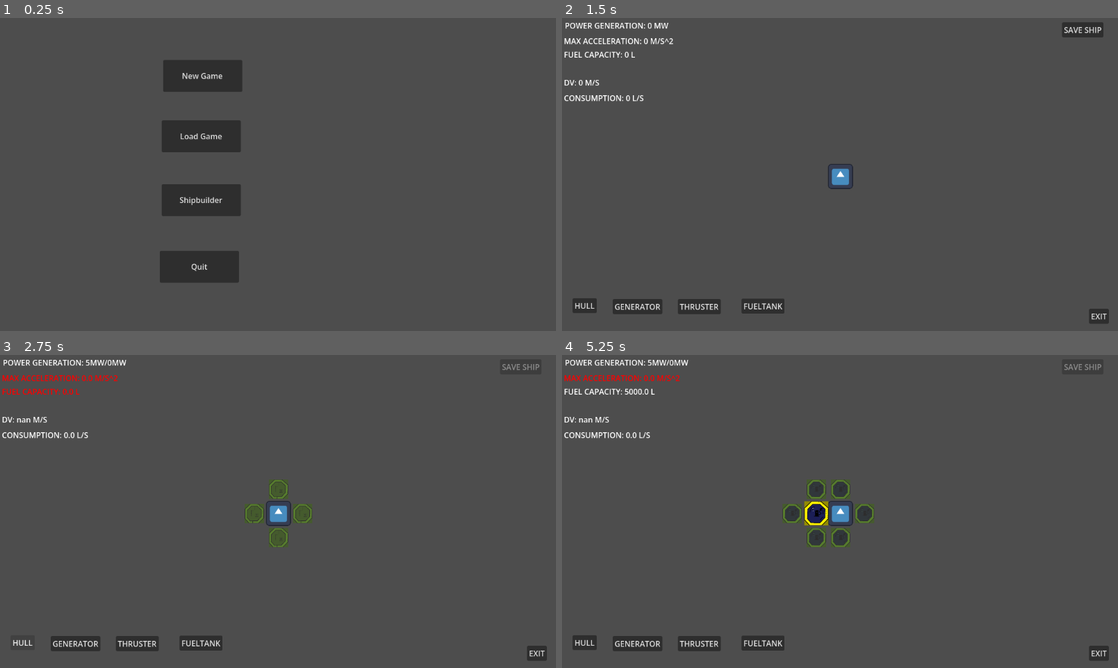
Above: before the commit, frames 1-4 (two rows, left to right).
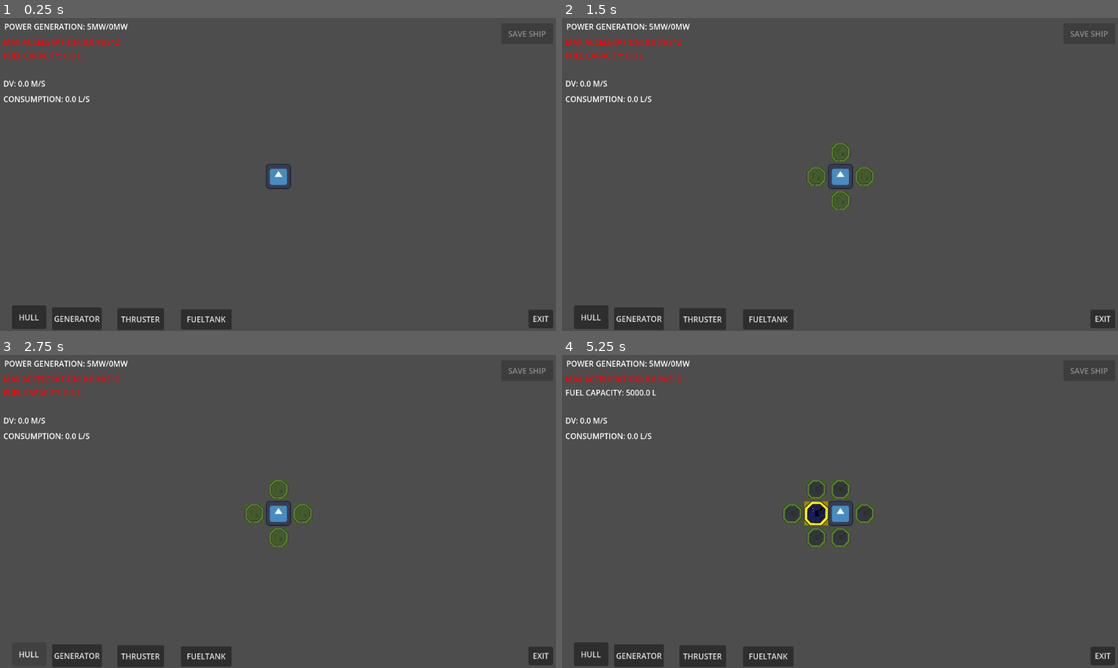
Above: after the commit, the same moments.

Repository: Ciken-taste/modular-ship-game
Game: Godot game, scene res://shipbuilder/shipbuilder.tscn
The game is run twice, just before and just after one commit, with the same random seed, the same clock (stepped at 60 frames per second) and the same inputs. Before the commit the project starts from res://mainmenu/main_menu.tscn. The engine's default icon, where the game draws it, is replaced by a stand-in: a white triangle on a blue panel in a dark square.
Inputs (mouse positions are in pixels of both pictures, inside the frame that each line leads up to):
- Up to frame 1 (0.25 s): no input
- Up to frame 2 (1.5 s): click (589, 318) at 0.5 s, where only the run after the commit has a clickable "HULL"; click (762, 199) at 1.25 s, where only the run before the commit has a clickable "Shipbuilder"
- Up to frame 3 (2.75 s): click "HULL" at 2 s
- Up to frame 4 (5.25 s): click "GENERATOR" at 2.75 s; click "THRUSTER" at 3.5 s; click "FUELTANK" at 4.25 s; click (817, 514) at 5.02 s

The runs differ from the first frame. In frame 1, 9.1% of the frame differs, in the area x 0-100%, y 1-100%; in frame 2, 4.8%; in frame 3, 3.6%; in frame 4, 4.0%.

Commit message:
Added zoom to shipbuilder, ui improvements

Diff:
--- a/project.godot
+++ b/project.godot
@@ -15,7 +15,7 @@
 [application]
 
 config/name="Spaceship"
-run/main_scene="uid://5atq6m51yiw2"
+run/main_scene="uid://6t0i2fbovu0o"
 config/features=PackedStringArray("4.6", "Forward Plus")
 config/icon="res://icon.svg"
 
--- a/shipbuilder/camera_2d.gd
+++ b/shipbuilder/camera_2d.gd
@@ -3,6 +3,8 @@
 const SPEED : int = 10
 
 var movement_vector : Vector2 = Vector2.ZERO
+
+var zoom_dir : int = 0
 
 func _input(event: InputEvent) -> void:
 	if event.is_action_pressed("ui_up"): movement_vector.y = -1
@@ -15,6 +17,11 @@
 	if event.is_action_released("ui_right"): movement_vector.x = 0
 	if event.is_action_released("ui_left"): movement_vector.x = 0
 
+	if event.is_action_pressed("zoom_in"): zoom_dir = 1
+	if event.is_action_pressed("zoom_out"): zoom_dir = -1
+	if event.is_action_released("zoom_in"): zoom_dir = 0
+	if event.is_action_released("zoom_out"): zoom_dir = 0
 
 func _physics_process(_delta: float) -> void:
 	position += movement_vector * SPEED
+	zoom += Vector2.ONE * zoom_dir * 0.05
--- a/shipbuilder/savemenu.gd
+++ b/shipbuilder/savemenu.gd
@@ -2,10 +2,6 @@
 
 @onready var confirm_save_button := ($ConfirmSave as Button)
 
-@onready var camera = get_parent().get_parent()
-
-func _physics_process(_delta: float) -> void:
-	pass
 
 func hidden(is_hidden : bool) -> void:
 	if is_hidden:
@@ -13,8 +9,7 @@
 		position = Vector2.ZERO
 	else:
 		modulate.a = 1
-		global_position = camera.global_position
-
+		position = Vector2(-701.0, 186.0)
 
 func _on_save_button_pressed() -> void:
 	hidden(false)
--- a/shipbuilder/shipbuilder.gd
+++ b/shipbuilder/shipbuilder.gd
@@ -1,13 +1,13 @@
 extends Control
 
-@onready var pgeneration_label := ($Camera2D/PowerGeneration as Label)
-@onready var acceleration_label := ($Camera2D/MaxAcceleration as Label)
-@onready var dv_label := ($Camera2D/Range as Label)
-@onready var fuel_capacity_label := ($Camera2D/FuelCapacity as Label)
-@onready var fuel_consumption_label := ($Camera2D/FuelConsumption as Label)
-
-@onready var save_button := ($Camera2D/SaveButton as Button)
-@onready var ship_name_input := ($Camera2D/SaveButton/Savemenu/LineEdit as LineEdit)
+@onready var pgeneration_label := ($CanvasLayer/PowerGeneration as Label)
+@onready var acceleration_label := ($CanvasLayer/MaxAcceleration as Label)
+@onready var dv_label := ($CanvasLayer/Range as Label)
+@onready var fuel_capacity_label := ($CanvasLayer/FuelCapacity as Label)
+@onready var fuel_consumption_label := ($CanvasLayer/FuelConsumption as Label)
+
+@onready var save_button := ($CanvasLayer/SaveButton as Button)
+@onready var ship_name_input := ($CanvasLayer/SaveButton/Savemenu/LineEdit as LineEdit)
 
 
 @export var new_block_coords : Vector2 = Vector2.ZERO
@@ -51,11 +51,14 @@
 
 	@warning_ignore("integer_division")
 	ship[ship_size/2][ship_size/2] = "cockpit"
+	get_ship_stats()
+
 
 func save_ship():
 	var save_file = FileAccess.open("user://ships/" + ship_name_input.text + ".save", FileAccess.WRITE)
 	var json_string = JSON.stringify({"ship": ship})
 	save_file.store_line(json_string)
+
 
 func update_labels() -> void:
 	pgeneration_label.text = "POWER GENERATION: " + str(power_generation) + "MW/" + str(power_demand) + "MW"
@@ -83,11 +86,11 @@
 		add_child(new_block)
 		new_block_coords = Vector2.ZERO
 		draw_ghost_blocks()
-
 	if remove_block_coords != Vector2.ZERO:
 		ship[remove_block_coords.x][remove_block_coords.y] = "0"
 		draw_ghost_blocks()
 		remove_block_coords = Vector2.ZERO
+
 
 func get_ship_stats():
 	var mass : float = 0
@@ -123,7 +126,9 @@
 			y += 1
 		x += 1
 	max_acceleration = force / mass
-	var fuel_time : float = fuel_capacity / fuel_consumption
+	var fuel_time : float = 0
+	if fuel_consumption != 0:
+		fuel_time = fuel_capacity / fuel_consumption
 	dv = max_acceleration * fuel_time
 	acceleration_label.self_modulate = Color(1, 1, 1)
 	fuel_capacity_label.self_modulate = Color(1, 1, 1)
@@ -173,13 +178,8 @@
 						ghost_block.position = Vector2(x, y + a) * 50
 						ghost_block_tab.add_child(ghost_block)
 					a += 1
-
-
-
 			y += 1
-
 		x += 1
-
 
 
 
--- a/shipbuilder/shipbuilder.tscn
+++ b/shipbuilder/shipbuilder.tscn
@@ -26,153 +26,155 @@
 position = Vector2(2499, 2496)
 script = ExtResource("3_v710s")
 
-[node name="Hull" type="Button" parent="Camera2D" unique_id=1308914914]
+[node name="CanvasLayer" type="CanvasLayer" parent="." unique_id=1692955553]
+
+[node name="Hull" type="Button" parent="CanvasLayer" unique_id=1308914914]
 anchors_preset = -1
 anchor_left = 0.019097222
-anchor_top = 0.89660496
-anchor_right = 0.0625
+anchor_top = 0.9166667
+anchor_right = 0.037326388
 anchor_bottom = 0.9444444
-offset_left = -554.0
-offset_top = 256.00006
-offset_right = -504.0
-offset_bottom = 287.00006
+offset_left = 3.0
+offset_top = 1.0
+offset_right = 53.0
+offset_bottom = 32.0
 text = "HULL"
 metadata/_edit_use_anchors_ = true
 
-[node name="Generator" type="Button" parent="Camera2D" unique_id=1433509448]
+[node name="Generator" type="Button" parent="CanvasLayer" unique_id=1433509448]
 anchors_preset = -1
 anchor_left = 0.091145836
-anchor_top = 0.89969134
-anchor_right = 0.18055555
+anchor_top = 0.9228395
+anchor_right = 0.091145836
 anchor_bottom = 0.94753087
-offset_left = -471.0
-offset_top = 258.00006
-offset_right = -368.0
-offset_bottom = 289.00006
+offset_left = 3.0
+offset_top = 1.0
+offset_right = 106.0
+offset_bottom = 32.0
 text = "GENERATOR"
 metadata/_edit_use_anchors_ = true
 
-[node name="Thruster" type="Button" parent="Camera2D" unique_id=97184763]
+[node name="Thruster" type="Button" parent="CanvasLayer" unique_id=97184763]
 anchors_preset = -1
 anchor_left = 0.20833333
-anchor_top = 0.89969134
-anchor_right = 0.2855903
+anchor_top = 0.9259259
+anchor_right = 0.21527778
 anchor_bottom = 0.94753087
-offset_left = -336.0
-offset_top = 258.00006
-offset_right = -247.0
-offset_bottom = 289.00006
+offset_left = 3.0
+offset_top = 1.0
+offset_right = 92.0
+offset_bottom = 32.0
 text = "THRUSTER"
 metadata/_edit_use_anchors_ = true
 
-[node name="Fueltank" type="Button" parent="Camera2D" unique_id=1882884458]
+[node name="Fueltank" type="Button" parent="CanvasLayer" unique_id=1882884458]
 anchors_preset = -1
 anchor_left = 0.32291666
-anchor_top = 0.8981481
-anchor_right = 0.4001736
+anchor_top = 0.92901236
+anchor_right = 0.33680555
 anchor_bottom = 0.94598764
-offset_left = -204.0
-offset_top = 257.00006
-offset_right = -115.0
-offset_bottom = 288.00006
+offset_left = 3.0
+offset_top = 1.0
+offset_right = 92.0
+offset_bottom = 32.0
 text = "FUELTANK"
 metadata/_edit_use_anchors_ = true
 
-[node name="PowerGeneration" type="Label" parent="Camera2D" unique_id=1368250137]
+[node name="PowerGeneration" type="Label" parent="CanvasLayer" unique_id=1368250137]
 anchors_preset = -1
 anchor_left = 0.0052083335
 anchor_top = 0.0077160494
 anchor_right = 0.19184028
 anchor_bottom = 0.043209877
-offset_left = -570.0
-offset_top = -320.0
-offset_right = -355.0
-offset_bottom = -297.0
+offset_left = 3.0
+offset_top = 1.0
+offset_right = 218.0
+offset_bottom = 24.0
 text = "POWER GENERATION: 0 MW"
 metadata/_edit_use_anchors_ = true
 
-[node name="MaxAcceleration" type="Label" parent="Camera2D" unique_id=1964076750]
+[node name="MaxAcceleration" type="Label" parent="CanvasLayer" unique_id=1964076750]
 anchors_preset = -1
 anchor_left = 0.0034722222
 anchor_top = 0.057098765
 anchor_right = 0.21180555
 anchor_bottom = 0.09259259
-offset_left = -572.0
-offset_top = -288.0
-offset_right = -341.0
-offset_bottom = -265.0
+offset_left = 3.0
+offset_top = 1.0
+offset_right = 234.0
+offset_bottom = 24.000004
 text = "MAX ACCELERATION: 0 M/S^2 "
 metadata/_edit_use_anchors_ = true
 
-[node name="Range" type="Label" parent="Camera2D" unique_id=268592247]
+[node name="Range" type="Label" parent="CanvasLayer" unique_id=268592247]
 anchors_preset = -1
 anchor_left = 0.0034722222
 anchor_top = 0.18981482
 anchor_right = 0.08767361
 anchor_bottom = 0.22530864
-offset_left = -572.0
-offset_top = -202.0
-offset_right = -498.0
-offset_bottom = -179.0
+offset_left = 3.0
+offset_top = 0.9999924
+offset_right = 77.0
+offset_bottom = 24.0
 text = "DV: 0 M/S"
 metadata/_edit_use_anchors_ = true
 
-[node name="FuelCapacity" type="Label" parent="Camera2D" unique_id=1642546109]
+[node name="FuelCapacity" type="Label" parent="CanvasLayer" unique_id=1642546109]
 anchors_preset = -1
 anchor_left = 0.0034722222
 anchor_top = 0.10030864
 anchor_right = 0.15277778
 anchor_bottom = 0.13580246
-offset_left = -572.0
-offset_top = -260.0
-offset_right = -424.0
-offset_bottom = -237.0
+offset_left = 3.0
+offset_top = 1.0
+offset_right = 151.0
+offset_bottom = 24.000008
 text = "FUEL CAPACITY: 0 L"
 metadata/_edit_use_anchors_ = true
 
-[node name="FuelConsumption" type="Label" parent="Camera2D" unique_id=1858091404]
+[node name="FuelConsumption" type="Label" parent="CanvasLayer" unique_id=1858091404]
 anchors_preset = -1
 anchor_left = 0.0034722222
 anchor_top = 0.23919754
 anchor_right = 0.14756945
 anchor_bottom = 0.27469134
-offset_left = -572.0
-offset_top = -169.99998
-offset_right = -406.0
-offset_bottom = -146.99998
+offset_left = 3.0
+offset_top = 1.0
+offset_right = 169.0
+offset_bottom = 24.000015
 text = "CONSUMPTION: 0 L/S"
 metadata/_edit_use_anchors_ = true
 
-[node name="SaveButton" type="Button" parent="Camera2D" unique_id=1180525544]
+[node name="SaveButton" type="Button" parent="CanvasLayer" unique_id=1180525544]
 anchors_preset = -1
 anchor_left = 0.8993056
 anchor_top = 0.015432099
-anchor_right = 0.9739583
-anchor_bottom = 0.063271604
-offset_left = 460.0
-offset_top = -315.0
-offset_right = 546.0
-offset_bottom = -284.0
+anchor_right = 0.9175347
+anchor_bottom = 0.033950616
+offset_left = 3.0
+offset_top = 1.0
+offset_right = 89.0
+offset_bottom = 32.0
 text = "SAVE SHIP"
 metadata/_edit_use_anchors_ = true
 
-[node name="Savemenu" type="Control" parent="Camera2D/SaveButton" unique_id=1223766691]
+[node name="Savemenu" type="Control" parent="CanvasLayer/SaveButton" unique_id=1223766691]
 layout_mode = 1
-anchor_left = -33.430233
-anchor_top = -72.90323
-anchor_right = -29.465117
-anchor_bottom = -67.29032
+anchor_left = -14.813084
+anchor_top = 3.4418604
+anchor_right = -10.847969
+anchor_bottom = 9.054767
 script = ExtResource("4_x73uu")
 metadata/_edit_use_anchors_ = true
 
-[node name="ColorRect" type="ColorRect" parent="Camera2D/SaveButton/Savemenu" unique_id=1403443030]
+[node name="ColorRect" type="ColorRect" parent="CanvasLayer/SaveButton/Savemenu" unique_id=1403443030]
 layout_mode = 0
 offset_right = 341.0
 offset_bottom = 173.0
 color = Color(0, 0, 0, 0.3254902)
 metadata/_edit_use_anchors_ = true
 
-[node name="ConfirmSave" type="Button" parent="Camera2D/SaveButton/Savemenu" unique_id=211131652]
+[node name="ConfirmSave" type="Button" parent="CanvasLayer/SaveButton/Savemenu" unique_id=211131652]
 layout_mode = 0
 offset_left = 216.0
 offset_top = 119.0
@@ -182,7 +184,7 @@
 text = "SAVE"
 metadata/_edit_use_anchors_ = true
 
-[node name="Cancelbutton" type="Button" parent="Camera2D/SaveButton/Savemenu" unique_id=424596169]
+[node name="Cancelbutton" type="Button" parent="CanvasLayer/SaveButton/Savemenu" unique_id=424596169]
 layout_mode = 0
 offset_left = 22.0
 offset_top = 118.0
@@ -191,7 +193,7 @@
 text = "CANCEL"
 metadata/_edit_use_anchors_ = true
 
-[node name="Label" type="Label" parent="Camera2D/SaveButton/Savemenu" unique_id=351018526]
+[node name="Label" type="Label" parent="CanvasLayer/SaveButton/Savemenu" unique_id=351018526]
 layout_mode = 0
 offset_left = 32.0
 offset_top = 44.0
@@ -200,7 +202,7 @@
 text = "Name your ship:"
 metadata/_edit_use_anchors_ = true
 
-[node name="LineEdit" type="LineEdit" parent="Camera2D/SaveButton/Savemenu" unique_id=361333634]
+[node name="LineEdit" type="LineEdit" parent="CanvasLayer/SaveButton/Savemenu" unique_id=361333634]
 layout_mode = 0
 offset_left = 174.0
 offset_top = 43.0
@@ -209,26 +211,26 @@
 clear_button_enabled = true
 metadata/_edit_use_anchors_ = true
 
-[node name="ExitButton" type="Button" parent="Camera2D" unique_id=1152062192]
+[node name="ExitButton" type="Button" parent="CanvasLayer" unique_id=1152062192]
 anchors_preset = -1
 anchor_left = 0.9479167
 anchor_top = 0.9305556
-anchor_right = 0.9835069
-anchor_bottom = 0.97839504
-offset_left = 516.0
-offset_top = 278.00006
-offset_right = 557.0
-offset_bottom = 309.00006
+anchor_right = 0.9565972
+anchor_bottom = 0.94135803
+offset_left = 3.0
+offset_top = 1.0
+offset_right = 44.0
+offset_bottom = 32.0
 text = "EXIT"
 metadata/_edit_use_anchors_ = true
 
-[connection signal="pressed" from="Camera2D/Hull" to="." method="_on_hull_pressed"]
-[connection signal="pressed" from="Camera2D/Generator" to="." method="_on_button_pressed"]
-[connection signal="pressed" from="Camera2D/Thruster" to="." method="_on_thruster_pressed"]
-[connection signal="pressed" from="Camera2D/Fueltank" to="." method="_on_fueltank_pressed"]
-[connection signal="pressed" from="Camera2D/SaveButton" to="Camera2D/SaveButton/Savemenu" method="_on_save_button_pressed"]
-[connection signal="pressed" from="Camera2D/SaveButton/Savemenu/ConfirmSave" to="Camera2D/SaveButton/Savemenu" method="_on_confirm_save_pressed"]
-[connection signal="pressed" from="Camera2D/SaveButton/Savemenu/ConfirmSave" to="." method="_on_confirm_save_pressed"]
-[connection signal="pressed" from="Camera2D/SaveButton/Savemenu/Cancelbutton" to="Camera2D/SaveButton/Savemenu" method="_on_cancelbutton_pressed"]
-[connection signal="text_changed" from="Camera2D/SaveButton/Savemenu/LineEdit" to="Camera2D/SaveButton/Savemenu" method="_on_line_edit_text_changed"]
-[connection signal="pressed" from="Camera2D/ExitButton" to="." method="_on_exit_button_pressed"]
+[connection signal="pressed" from="CanvasLayer/Hull" to="." method="_on_hull_pressed"]
+[connection signal="pressed" from="CanvasLayer/Generator" to="." method="_on_button_pressed"]
+[connection signal="pressed" from="CanvasLayer/Thruster" to="." method="_on_thruster_pressed"]
+[connection signal="pressed" from="CanvasLayer/Fueltank" to="." method="_on_fueltank_pressed"]
+[connection signal="pressed" from="CanvasLayer/SaveButton" to="CanvasLayer/SaveButton/Savemenu" method="_on_save_button_pressed"]
+[connection signal="pressed" from="CanvasLayer/SaveButton/Savemenu/ConfirmSave" to="." method="_on_confirm_save_pressed"]
+[connection signal="pressed" from="CanvasLayer/SaveButton/Savemenu/ConfirmSave" to="CanvasLayer/SaveButton/Savemenu" method="_on_confirm_save_pressed"]
+[connection signal="pressed" from="CanvasLayer/SaveButton/Savemenu/Cancelbutton" to="CanvasLayer/SaveButton/Savemenu" method="_on_cancelbutton_pressed"]
+[connection signal="text_changed" from="CanvasLayer/SaveButton/Savemenu/LineEdit" to="CanvasLayer/SaveButton/Savemenu" method="_on_line_edit_text_changed"]
+[connection signal="pressed" from="CanvasLayer/ExitButton" to="." method="_on_exit_button_pressed"]
